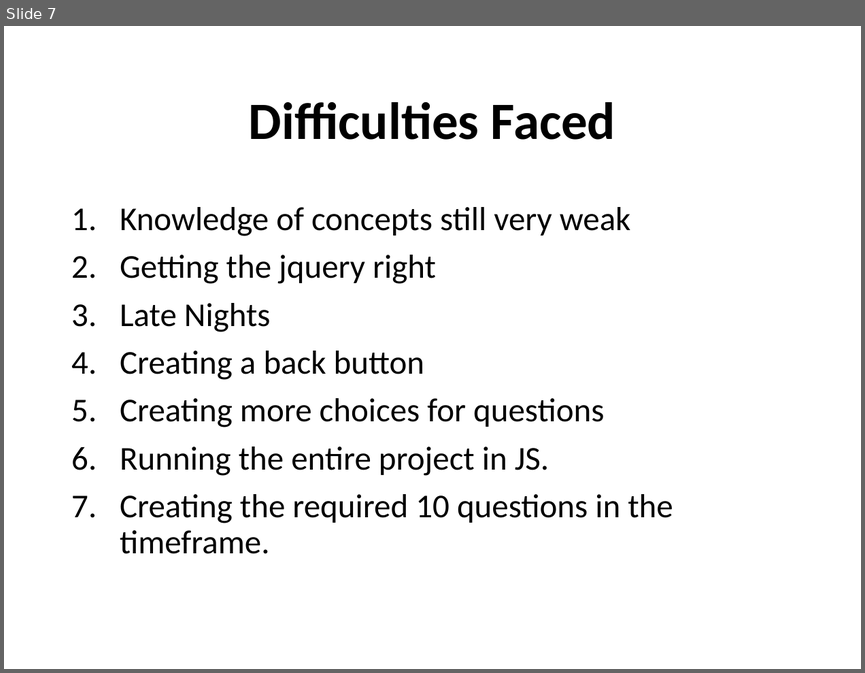
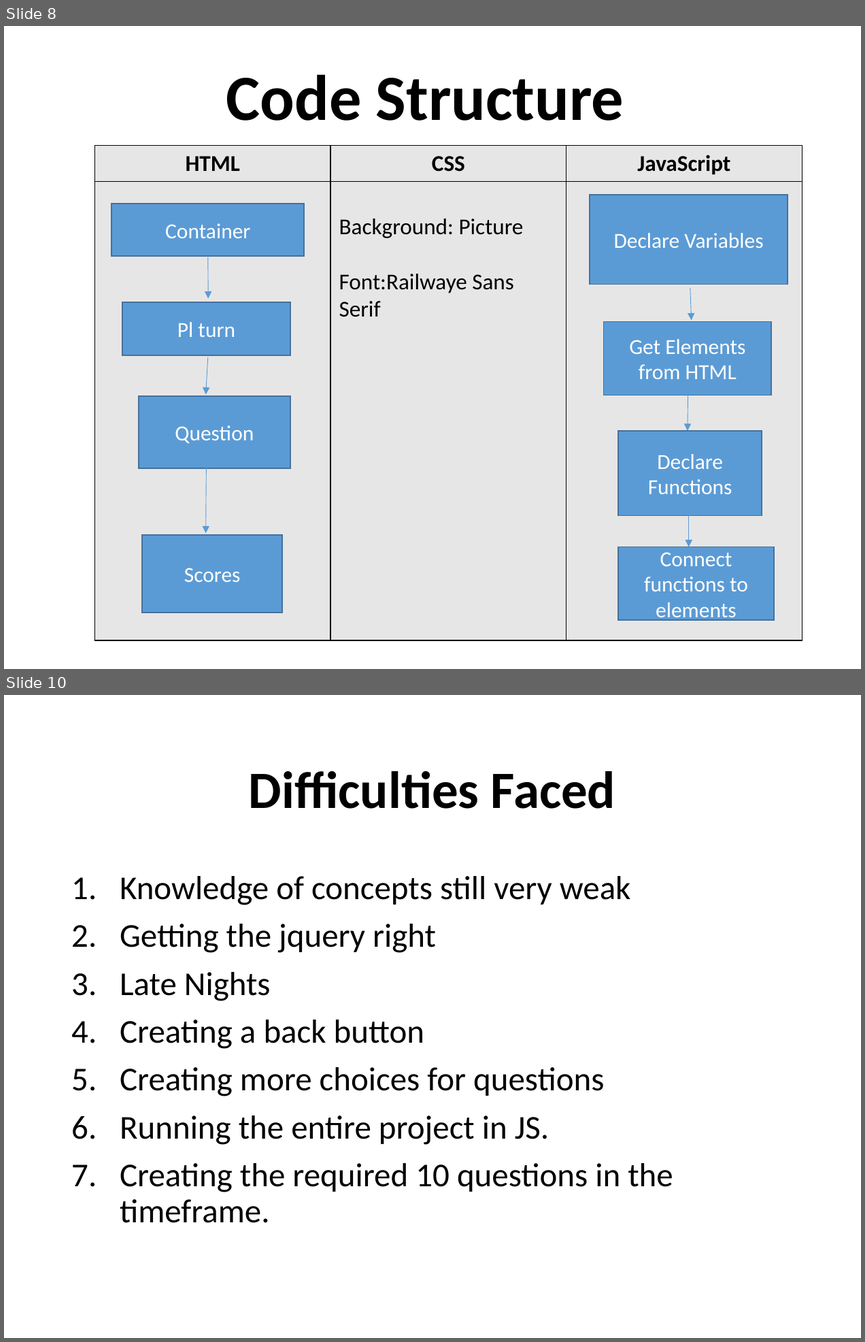
Before and after one commit to shamim1987/projectOne, a slide deck: quiz/presentation/Project One.pptx. Shown one above the other, each under a label of ours: slide 7 before the commit, slides 8 and 10 after it; the slides between them are not shown. The pictures are 865x673 and 865x1342 pixels, drawn with LibreOffice and Linux fonts; fonts in the diff are those of the drawing. Boxes give left, top, right and bottom in pixels: in the first picture for what was removed or moved away, otherwise in the second. Text is boxed around its words. In the diff, an @@ line names an element or a change of style, - is before the commit and + after.

```diff
--- a/quiz/presentation/Project One.pptx
+++ b/quiz/presentation/Project One.pptx
@@ slide 8 added at bbox=[4, 26, 861, 669], background #FFFFFF @@
@@ title added at bbox=[226, 74, 623, 121], 54 pt, text #000000, bold @@
+Code Structure
@@ table added at bbox=[95, 145, 802, 639], 2 rows, 3 columns @@
+HTML | CSS | JavaScript
+ | Background: Picture / Font:Railwaye Sans Serif | 
@@ rectangle added at bbox=[112, 203, 305, 256], fill #5B9BD5, outline #43739E 1 pt, 18 pt, text #FFFFFF @@
+Container
@@ rectangle added at bbox=[590, 195, 788, 284], fill #5B9BD5, outline #43739E 1 pt, 18 pt, text #FFFFFF @@
+Declare Variables
@@ arrow added from (208, 257) to (208, 299), #5B9BD5 0.5 pt @@
@@ arrow added from (690, 288) to (691, 320), #5B9BD5 0.5 pt @@
@@ rectangle added at bbox=[122, 302, 290, 355], fill #5B9BD5, outline #43739E 1 pt, 18 pt, text #FFFFFF @@
+Pl turn
@@ rectangle added at bbox=[604, 322, 772, 395], fill #5B9BD5, outline #43739E 1 pt, 18 pt, text #FFFFFF @@
+Get Elements from HTML
@@ arrow added from (208, 356) to (205, 395), #5B9BD5 0.5 pt @@
@@ rectangle added at bbox=[139, 396, 290, 468], fill #5B9BD5, outline #43739E 1 pt, 18 pt, text #FFFFFF @@
+Question
@@ arrow added from (687, 395) to (687, 431), #5B9BD5 0.5 pt @@
@@ rectangle added at bbox=[618, 431, 762, 515], fill #5B9BD5, outline #43739E 1 pt, 18 pt, text #FFFFFF @@
+Declare
+Functions
@@ arrow added from (206, 462) to (205, 533), #5B9BD5 0.5 pt @@
@@ arrow added from (689, 514) to (689, 547), #5B9BD5 0.5 pt @@
@@ rectangle added at bbox=[142, 535, 281, 612], fill #5B9BD5, outline #43739E 1 pt, 18 pt, text #FFFFFF @@
+Scores
@@ rectangle added at bbox=[618, 547, 774, 620], fill #5B9BD5, outline #43739E 1 pt, 18 pt, text #FFFFFF @@
+Connect functions to elements
@@ what was slide 7 is now slide 10 @@
```
Also in this commit, not shown: 5 slides changed, 6 other slides added, 1 slide removed, 1 other file.
